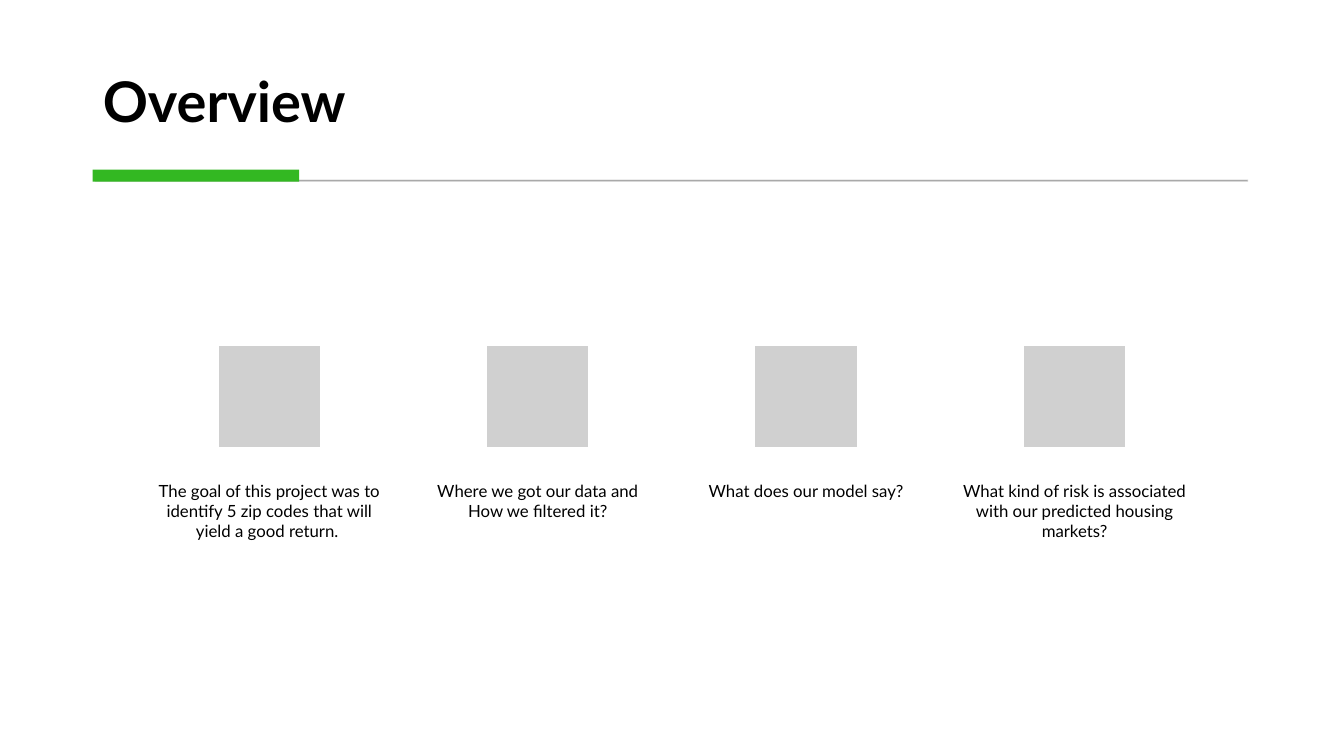
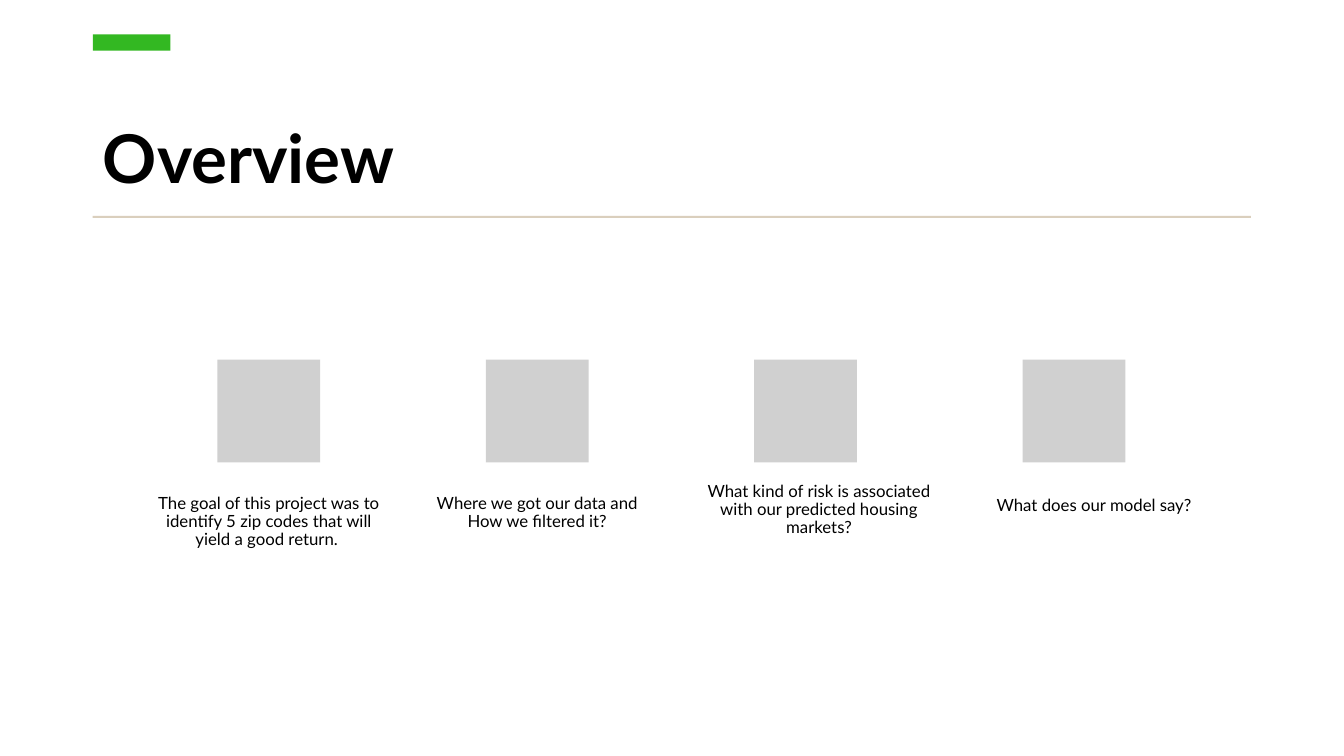
Before and after one commit to naik-sachin/Project_forecasting_realestate, a slide deck: slide 2 of US House Prices.pptx. Drawn at 1344x756 pixels with LibreOffice and Linux fonts; fonts in the diff are those of the drawing; grey boxes stand for pictures. Boxes give left, top, right and bottom in pixels: in the first picture for what was removed or moved away, otherwise in the second. Text is boxed around its words. In the diff, an @@ line names an element or a change of style, - is before the commit and + after.

```diff
--- a/US House Prices.pptx
+++ b/US House Prices.pptx
@@ rectangle added at bbox=[93, 35, 171, 51], fill #33B822 @@
@@ title "Overview": place and size @@
-title "Overview" at bbox=[103, 80, 346, 123]
+title "Overview" at bbox=[103, 133, 394, 184]
@@ title "Overview" at bbox=[103, 133, 394, 184]: size 40 to 48 pt @@
@@ rectangle removed at bbox=[93, 169, 299, 181] @@
@@ rectangle: place and size @@
-rectangle at bbox=[96, 180, 1248, 181]
+rectangle at bbox=[93, 216, 1251, 218]
@@ rectangle at bbox=[93, 216, 1251, 218]: fill #595959 at 30% opacity to #DACFBD; outline #595959 0.75 pt to none @@
@@ 4 pictures, 2 texts: place and size @@
-4 pictures, 2 texts at bbox=[159, 346, 1126, 540]
+4 pictures, 2 texts at bbox=[158, 360, 1126, 548]
@@ text "What kind of risk is ...": place and size @@
-text "What kind of risk is ..." at bbox=[963, 484, 1186, 537]
+text "What kind of risk is ..." at bbox=[708, 484, 930, 533]
@@ line spacing 1 to 0.9 in 4 elements at bbox=[437, 496, 637, 527], bbox=[158, 496, 379, 548], bbox=[708, 484, 930, 533], bbox=[997, 498, 1192, 514] @@
@@ text "What does our model say?": place and size @@
-text "What does our model say?" at bbox=[709, 484, 904, 500]
+text "What does our model say?" at bbox=[997, 498, 1192, 514]
```
Also in this commit, not shown: 1 other file.
